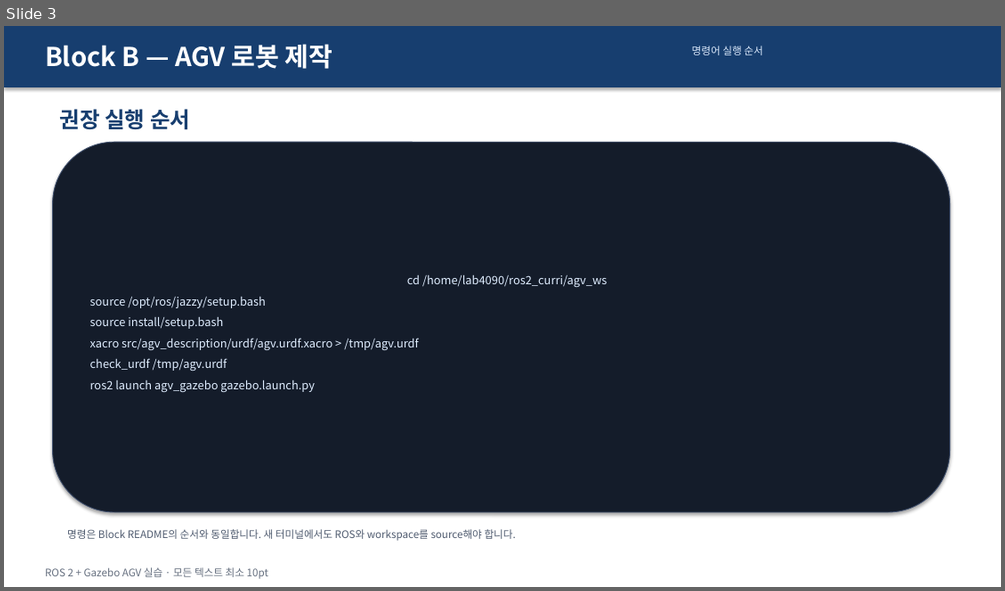
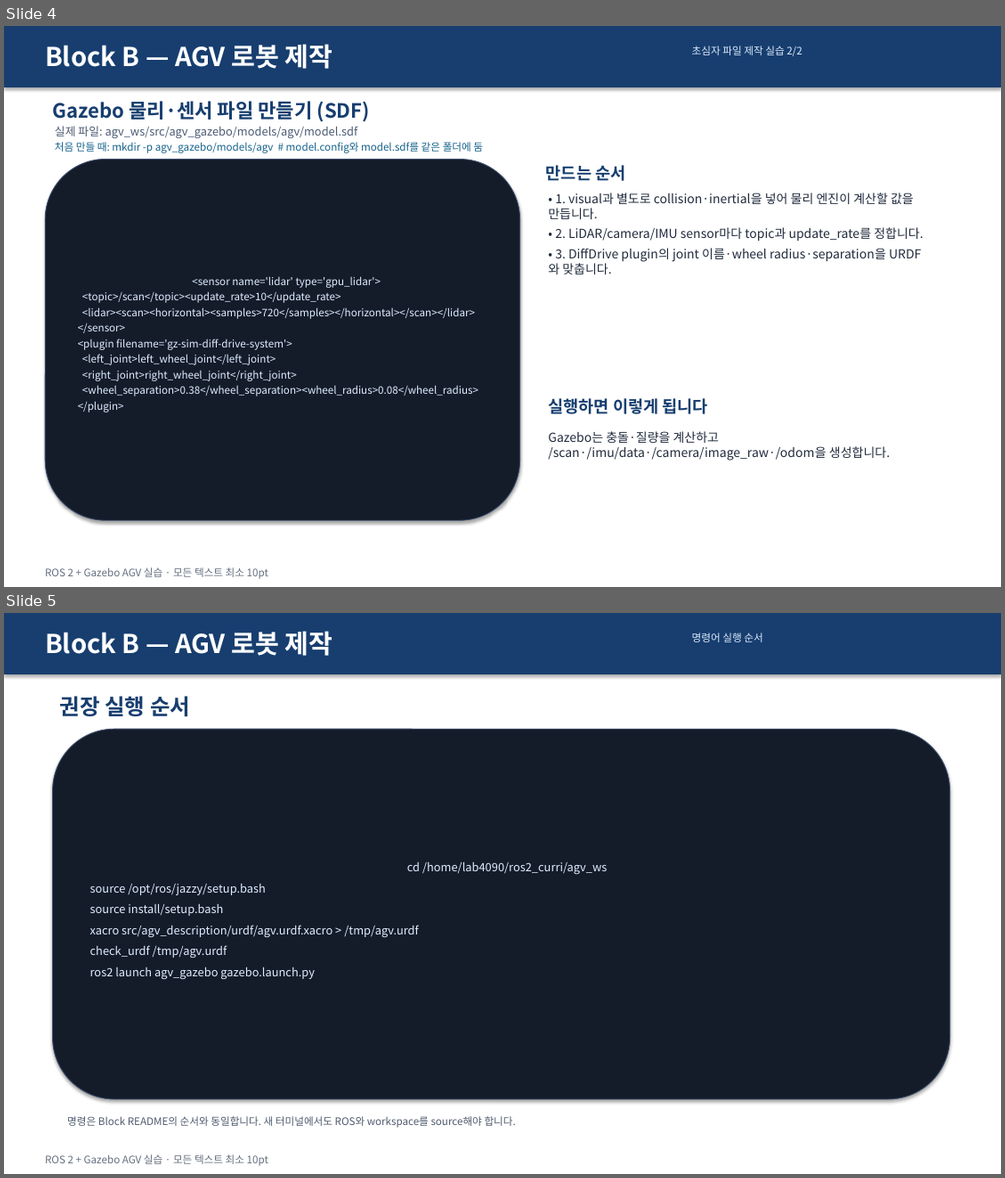
Before and after one commit to choimagon/ros2_curri, a slide deck: blocks/B_robot_build/Block_B_실습결과_명령어.pptx. Shown one above the other, each under a label of ours: slide 3 before the commit, slides 4 and 5 after it. The pictures are 1005x591 and 1005x1178 pixels, drawn with LibreOffice and Linux fonts; fonts in the diff are those of the drawing. Boxes give left, top, right and bottom in pixels: in the first picture for what was removed or moved away, otherwise in the second. Text is boxed around its words. In the diff, an @@ line names an element or a change of style, - is before the commit and + after.

Commit message:
Turn block presentations into beginner file creation lessons

```diff
--- a/blocks/B_robot_build/Block_B_실습결과_명령어.pptx
+++ b/blocks/B_robot_build/Block_B_실습결과_명령어.pptx
@@ slide 4 added at (x1=4, y1=26, x2=1001, y2=587), background #FFFFFF @@
@@ rectangle added at (x1=4, y1=26, x2=1001, y2=87), fill #173E6F @@
@@ text added at (x1=45, y1=44, x2=333, y2=69), 25 pt, text #FFFFFF, bold @@
+Block B — AGV 로봇 제작
@@ text added at (x1=692, y1=46, x2=801, y2=56), 10 pt, text #DCEAFC @@
+초심자 파일 제작 실습 2/2
@@ text added at (x1=52, y1=101, x2=370, y2=122), 19 pt, text #173E6F, bold @@
+Gazebo 물리·센서 파일 만들기 (SDF)
@@ text added at (x1=55, y1=126, x2=358, y2=138), 11 pt, text #4C5B74 @@
+실제 파일: agv_ws/src/agv_gazebo/models/agv/model.sdf
@@ text added at (x1=55, y1=142, x2=483, y2=153), 10 pt, text #17638C @@
+처음 만들 때: mkdir -p agv_gazebo/models/agv # model.config와 model.sdf를 같은 폴더에 둠
@@ rounded rectangle added at (x1=45, y1=160, x2=520, y2=520), fill #141C2A, outline #40506E 0.75 pt, 10 pt, text #DFEDFF @@
+<sensor name='lidar' type='gpu_lidar'>
+<topic>/scan</topic><update_rate>10</update_rate>
+<lidar><scan><horizontal><samples>720</samples></horizontal></scan></lidar>
+</sensor>
+<plugin filename='gz-sim-diff-drive-system'>
+<left_joint>left_wheel_joint</left_joint>
+<right_joint>right_wheel_joint</right_joint>
+<wheel_separation>0.38</wheel_separation><wheel_radius>0.08</wheel_radius>
+</plugin>
@@ text added at (x1=546, y1=165, x2=625, y2=181), 16 pt, text #173E6F, bold @@
+만드는 순서
@@ text added at (x1=548, y1=192, x2=922, y2=274), 12 pt, text #212B3D @@
+• 1. visual과 별도로 collision·inertial을 넣어 물리 엔진이 계산할 값을 만듭니다.
+• 2. LiDAR/camera/IMU sensor마다 topic과 update_rate를 정합니다.
+• 3. DiffDrive plugin의 joint 이름·wheel radius·separation을 URDF와 맞춥니다.
@@ text added at (x1=548, y1=398, x2=708, y2=414), 16 pt, text #173E6F, bold @@
+실행하면 이렇게 됩니다
@@ text added at (x1=548, y1=431, x2=890, y2=460), 12 pt, text #212B3D @@
+Gazebo는 충돌·질량을 계산하고 /scan·/imu/data·/camera/image_raw·/odom을 생성합니다.
@@ text added at (x1=45, y1=567, x2=268, y2=579), 10 pt, text #667080 @@
+ROS 2 + Gazebo AGV 실습 · 모든 텍스트 최소 10pt
@@ what was slide 3 is now slide 5 @@
```
Also in this commit, not shown: 1 other slide added, 23 other files.
